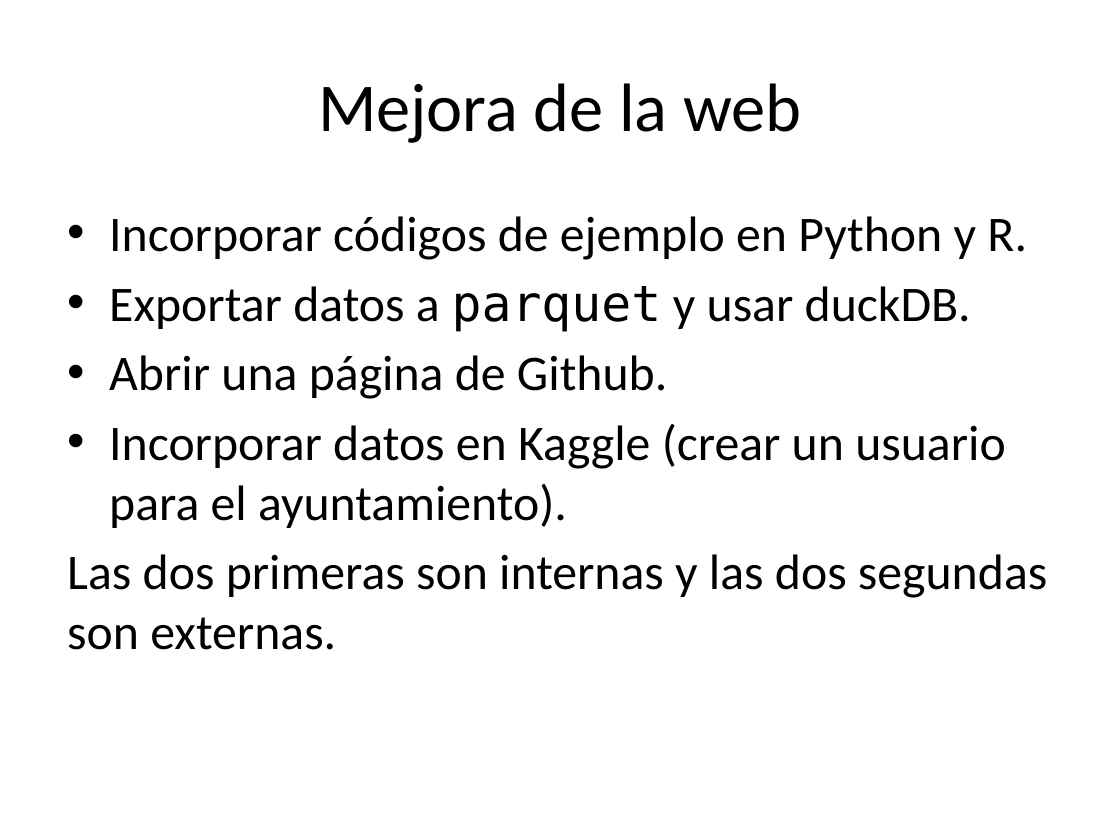
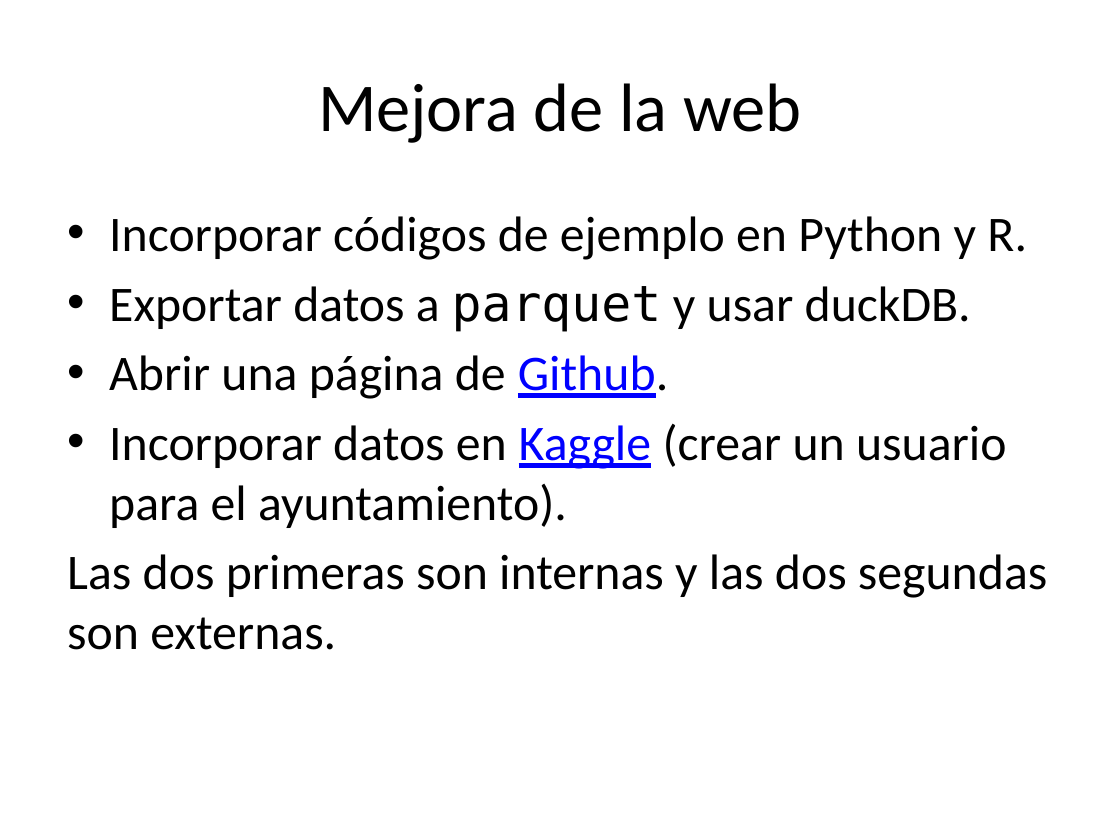
Before and after one commit to santiagomota/datos-madrid-presentacion, a slide deck: slide 5 of docs/index.pptx. Drawn at 1120x840 pixels with LibreOffice and Linux fonts; fonts in the diff are those of the drawing. Boxes give left, top, right and bottom in pixels: in the first picture for what was removed or moved away, otherwise in the second. Text is boxed around its words. In the diff, an @@ line names an element or a change of style, - is before the commit and + after.

Commit message:
Mejoramos los textos

```diff
--- a/docs/index.pptx
+++ b/docs/index.pptx
@@ text at bbox=[109, 355, 1007, 528]: text colour #000000 to #0000FF, underline on in "Github.", "Kaggle" @@
```
Also in this commit, not shown: 3 other slides changed, 4 other files.
